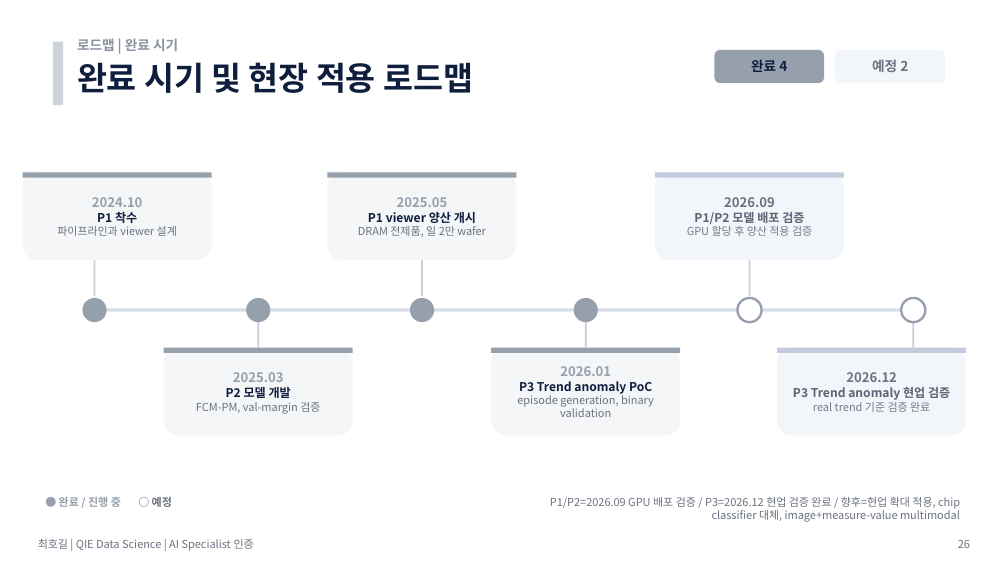
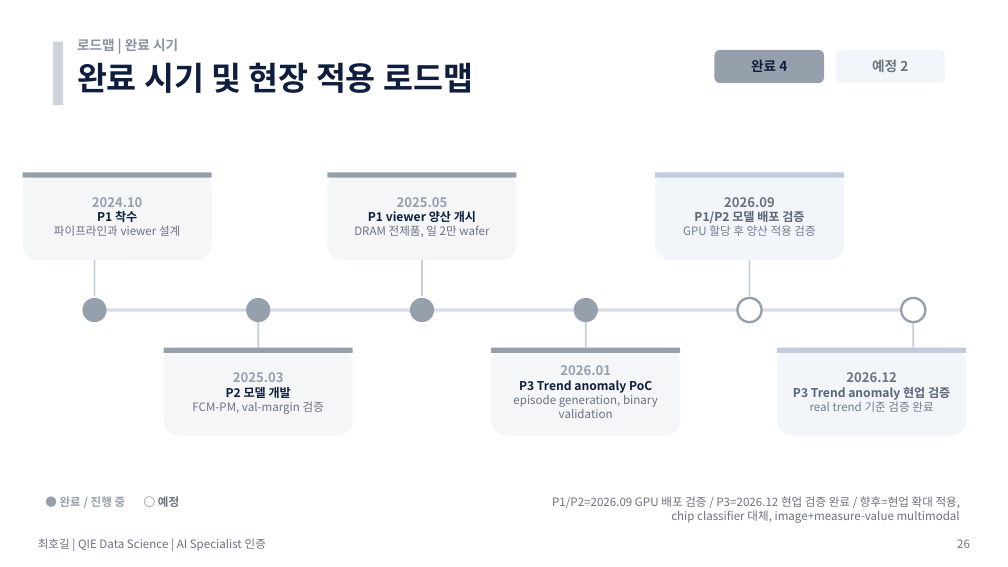
Before and after one commit to hogil/fbm_paper, a slide deck: slide 26 of recommendation/presentation/'26년 AI Specialist 면점 심사 자료_메모리사업부_최호길.pptx. Drawn at 1008x567 pixels with LibreOffice and Linux fonts; fonts in the diff are those of the drawing. Boxes give left, top, right and bottom in pixels: in the first picture for what was removed or moved away, otherwise in the second. Text is boxed around its words. In the diff, an @@ line names an element or a change of style, - is before the commit and + after.

Commit message:
Polish AI specialist deck readability

```diff
--- a/recommendation/presentation/'26년 AI Specialist 면점 심사 자료_메모리사업부_최호길.pptx
+++ b/recommendation/presentation/'26년 AI Specialist 면점 심사 자료_메모리사업부_최호길.pptx
@@ text at (x1=54, y1=225, x2=180, y2=236): size 10.5 to 11 pt in "파이프라인과 viewer 설계" @@
@@ text at (x1=354, y1=225, x2=489, y2=237): size 10.5 to 11 pt in "DRAM 전제품, 일 2만 wafer" @@
@@ text at (x1=683, y1=225, x2=815, y2=236): size 10.5 to 11 pt in "GPU 할당 후 양산 적용 검증" @@
@@ text at (x1=192, y1=401, x2=324, y2=414): size 10.5 to 11 pt in "FCM-PM, val-margin 검증" @@
@@ text at (x1=513, y1=392, x2=658, y2=418): size 10.5 to 11 pt in "episode generation, binary validation" @@
@@ text at (x1=810, y1=399, x2=933, y2=412): size 10.5 to 11 pt in "real trend 기준 검증 완료" @@
@@ size 10.5 to 11 pt in 3 elements at (x1=60, y1=496, x2=126, y2=507), (x1=552, y1=496, x2=961, y2=523), (x1=38, y1=538, x2=266, y2=551) @@
```
Also in this commit, not shown: 25 other slides changed, 2 other files.
